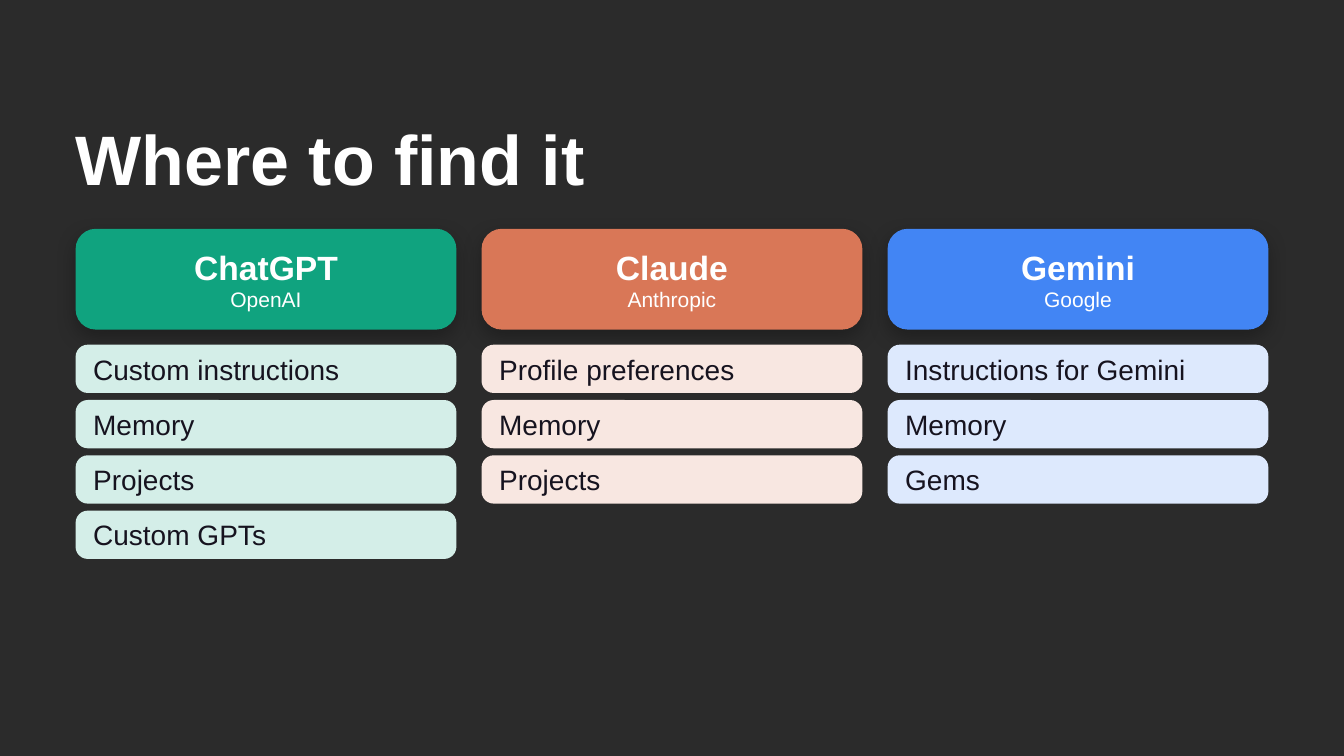
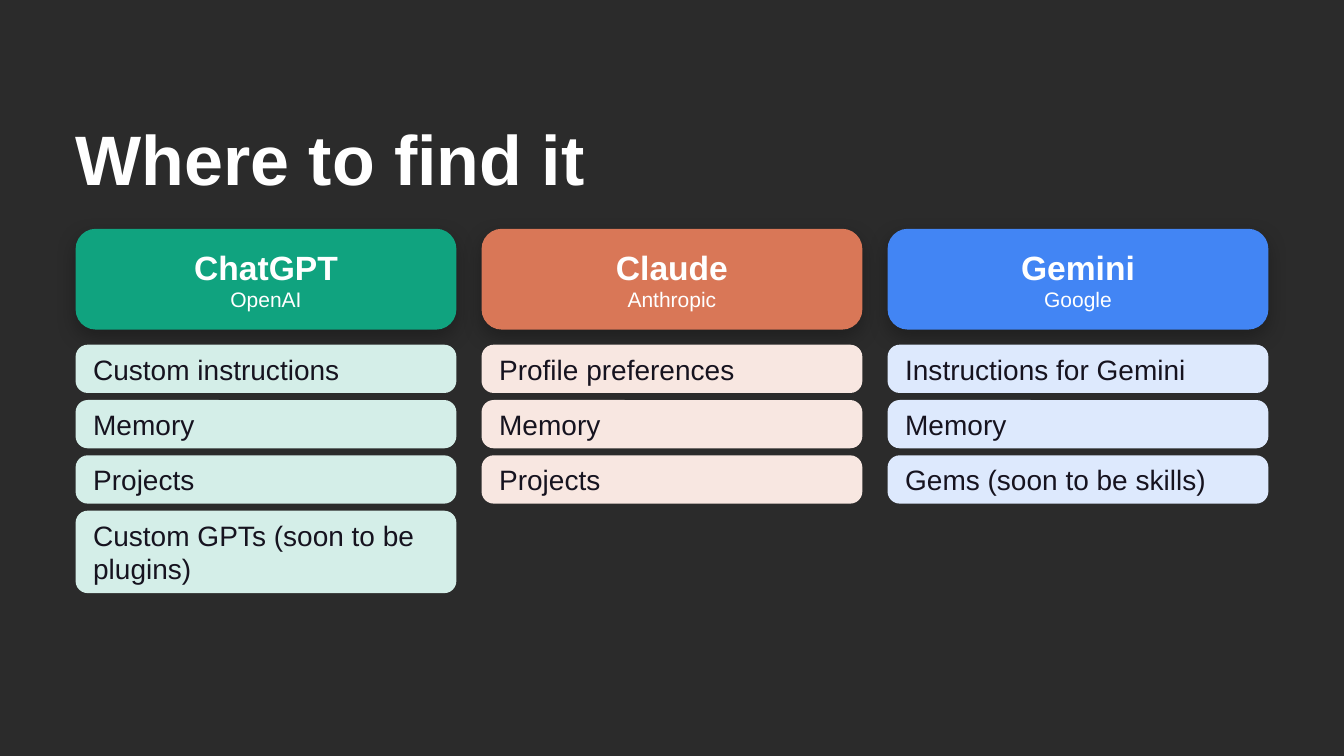
Before and after one commit to ffouladgar-ux/motion-graphics, a slide deck: slide 30 of courses/uca-ai/day2/UCA_AI_Day2.pptx (slide 8 before the commit). Drawn at 1344x756 pixels with LibreOffice and Linux fonts; fonts in the diff are those of the drawing; background and template pictures are left out; a plain dark background stands for a picture behind light text. Boxes give left, top, right and bottom in pixels: in the first picture for what was removed or moved away, otherwise in the second. Text is boxed around its words. In the diff, an @@ line names an element or a change of style, - is before the commit and + after.

```diff
--- a/courses/uca-ai/day2/UCA_AI_Day2.pptx
+++ b/courses/uca-ai/day2/UCA_AI_Day2.pptx
@@ text in rounded rectangle at [905, 469, 1206, 495]: text changed @@
-Gems
+Gems (soon to be skills)
@@ rounded rectangle "Custom GPTs (soon to be ...": place and size @@
-rounded rectangle "Custom GPTs (soon to be ..." at [76, 511, 457, 560]
+rounded rectangle "Custom GPTs (soon to be ..." at [76, 511, 457, 594]
@@ rounded rectangle "Custom GPTs (soon to be ..." at [76, 511, 457, 594]: proportions changed @@
@@ text in rounded rectangle at [93, 525, 414, 585]: text changed @@
-Custom GPTs
+Custom GPTs (soon to be plugins)
```
Also in this commit, not shown: 8 other slides changed, 26 slides added, 1 slide removed, 7 other files.
